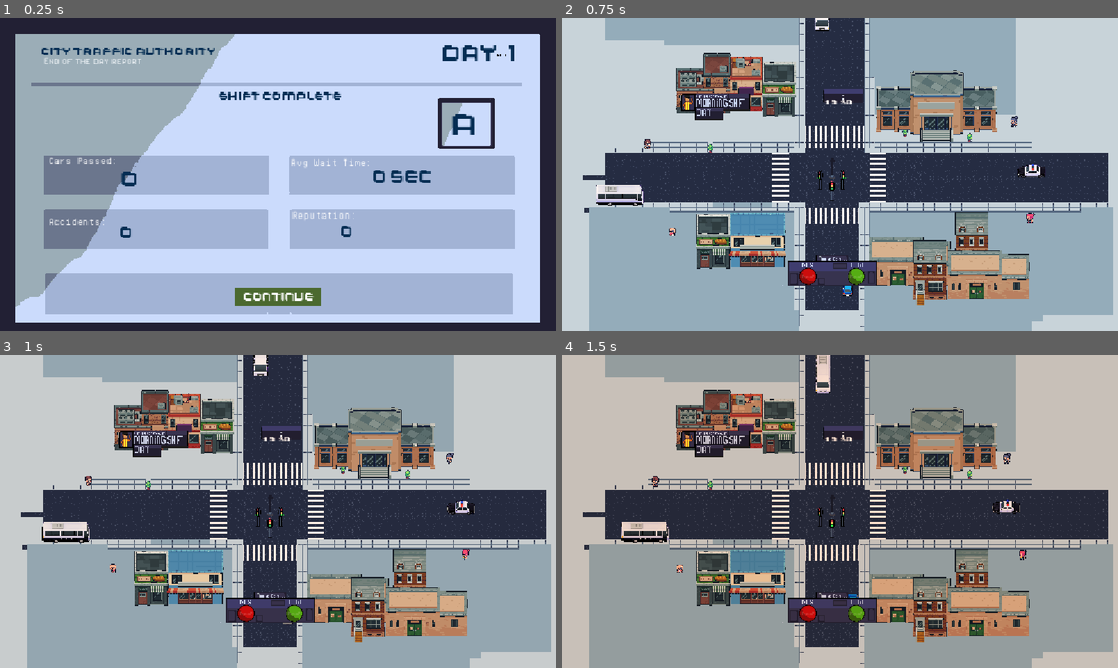
Above: before the commit, frames 1-4 (two rows, left to right).
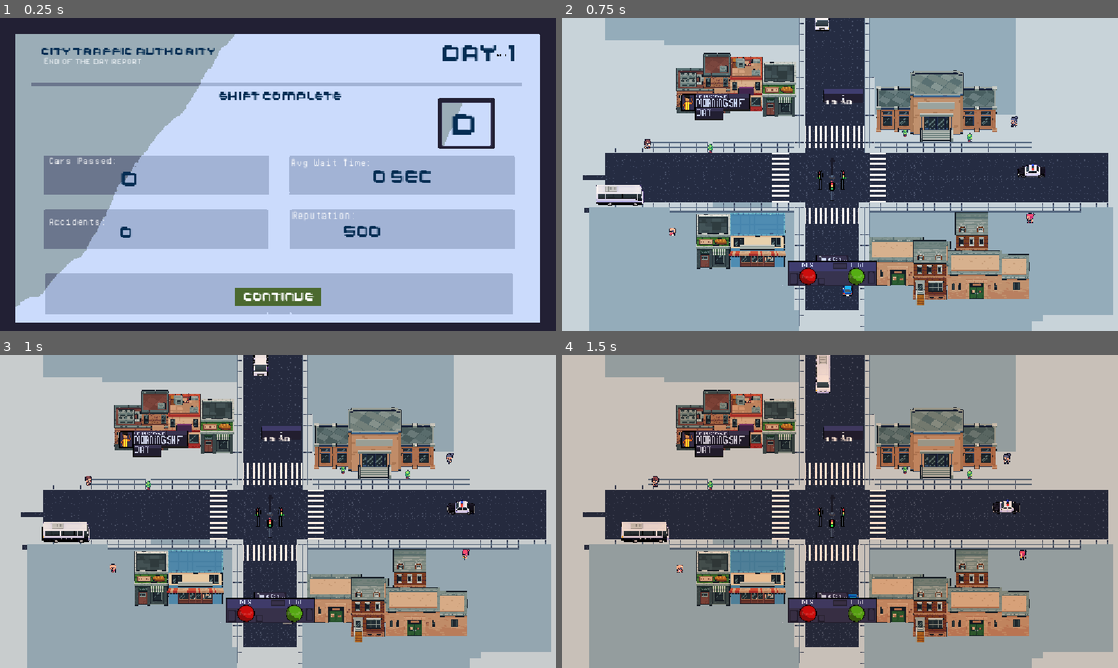
Above: after the commit, the same moments.

Repository: lafgo-fc/game-jam-repoooo
Game: Godot game, scene res://report.tscn
The game is run twice, just before and just after one commit, with the same random seed, the same clock (stepped at 60 frames per second) and the same inputs. This scene is started directly instead of the project's main scene. Sound files missing from this copy of the repository are replaced by a short silence.
Inputs:
- Up to frame 1 (0.25 s): no input
- Up to frame 2 (0.75 s): click "Continue" at 0.5 s
- Up to frame 3 (1 s): no input
- Up to frame 4 (1.5 s): tap F (traffic control front and back) at 1.25 s; hold R (traffic control right and left) from 1.28 s (still down)

The runs differ from the first frame. In frame 1, 0.2% of the frame differs, in the area x 61-86%, y 34-70%; in frame 2, nothing differs; in frame 3, nothing differs; in frame 4, nothing differs.

Commit message:
added the audios

Diff:
--- a/report.gd
+++ b/report.gd
@@ -44,13 +44,13 @@
 
 
 func calculate_grade() -> String:
-	if GameData.accidents == 0 and GameData.total_waiting_time < 15:
+	if GameData.reputation > 10000:
 		return "A"
 
-	elif GameData.accidents <= 2 and GameData.total_waiting_time < 30:
+	elif GameData.reputation >= 5000 and GameData.reputation < 10000:
 		return "B"
 
-	elif GameData.accidents <= 4:
+	elif GameData.reputation >=1000 and GameData.reputation < 5000:
 		return "C"
 
 	else:
--- a/scne/car.tscn
+++ b/scne/car.tscn
@@ -12,6 +12,9 @@
 [ext_resource type="Texture2D" uid="uid://cbpgwcm14bvyu" path="res://assets/cars/vehicle asset/TAXI_CLEAN_ALLD0000-sheet.png" id="10_vfnst"]
 [ext_resource type="PackedScene" uid="uid://c5npysxt2lt1l" path="res://scne/scripts/death_label_ui.tscn" id="11_q6ssp"]
 [ext_resource type="AudioStream" uid="uid://bakueqs5kp03o" path="res://assets/SFX TRAFFIC/siren_loop.wav" id="12_yr6hs"]
+[ext_resource type="AudioStream" uid="uid://dsidy2w4jsjpr" path="res://assets/SFX TRAFFIC/car_horn.wav" id="13_xshvc"]
+[ext_resource type="AudioStream" uid="uid://c3w7fdcnny5vb" path="res://assets/SFX TRAFFIC/npc_death.wav" id="14_307ky"]
+[ext_resource type="AudioStream" uid="uid://c38w2nm7n8qjm" path="res://assets/SFX TRAFFIC/-reputation.wav" id="15_axwye"]
 
 [sub_resource type="AtlasTexture" id="AtlasTexture_f1wpe"]
 atlas = ExtResource("6_xshvc")
@@ -549,5 +552,18 @@
 [node name="siren" type="AudioStreamPlayer2D" parent="." unique_id=929692299]
 stream = ExtResource("12_yr6hs")
 
+[node name="horn" type="AudioStreamPlayer2D" parent="." unique_id=2057481378]
+stream = ExtResource("13_xshvc")
+
+[node name="Timer" type="Timer" parent="horn" unique_id=1891852479]
+wait_time = 3.0
+one_shot = true
+
+[node name="death_sound" type="AudioStreamPlayer2D" parent="." unique_id=868047796]
+stream = ExtResource("14_307ky")
+
+[node name="rep -" type="AudioStreamPlayer2D" parent="." unique_id=1010593866]
+stream = ExtResource("15_axwye")
+
 [connection signal="body_entered" from="Area2D" to="." method="_on_area_2d_body_entered"]
 [connection signal="body_exited" from="Area2D" to="." method="_on_area_2d_body_exited"]
--- a/scne/scripts/car.gd
+++ b/scne/scripts/car.gd
@@ -18,6 +18,10 @@
 @onready var death_label_scene = $death_label_ui
 @onready var siren = $siren
 @onready var bg_music = $"sounds/bg music"
+@onready var horn : AudioStreamPlayer2D = $horn
+@onready var horn_timer = $horn/Timer
+@onready var death_sound : AudioStreamPlayer2D = $death_sound
+@onready var sub_rep : AudioStreamPlayer2D = $"rep -"
 
 var target: Marker2D
 var stop_point: Marker2D
@@ -228,11 +232,17 @@
 func _on_area_2d_body_entered(body: Node2D) -> void:
 	if body != self and not blocking_bodies.has(body):
 		blocking_bodies.append(body)
+		if horn_timer.is_stopped():
+			horn.play()
+			horn_timer.start()
+
 
 	if body.is_in_group("npc") :
 		if velocity == Vector2.ZERO or stop_signal == true:
 			pass
 		else:
+			death_sound.play()
+			sub_rep.play()
 			body.npc_collided = true
 
 		if "npc_id" in body:
--- a/scne/scripts/game_data.gd
+++ b/scne/scripts/game_data.gd
@@ -37,7 +37,10 @@
 
 
 func _ready() -> void:
-	pass
+	if total_waiting_time <= 2500000:
+		reputation = reputation - 500
+	else:
+		reputation = reputation + 500
 
 func _process(_delta: float) -> void:
 	total_waiting_time = average_car_waiting_time + avg_npc_waiting
